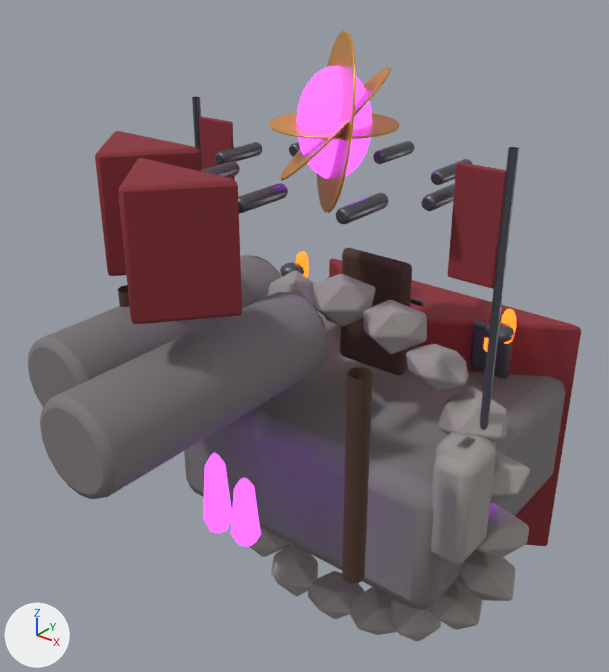
What one commit did to the glTF model models/buildings/town_hall.glb.
Camera for both pictures: a 50 mm lens placed at (5.64, -7.57, 6.51), pointed at (-0.38, -0.06, 1.85). Every picture has the same lights, and +X, +Y and +Z are marked at lower left. The picture after the commit comes second. Where no turn or scale is listed for an object, it has been applied to the vertices.
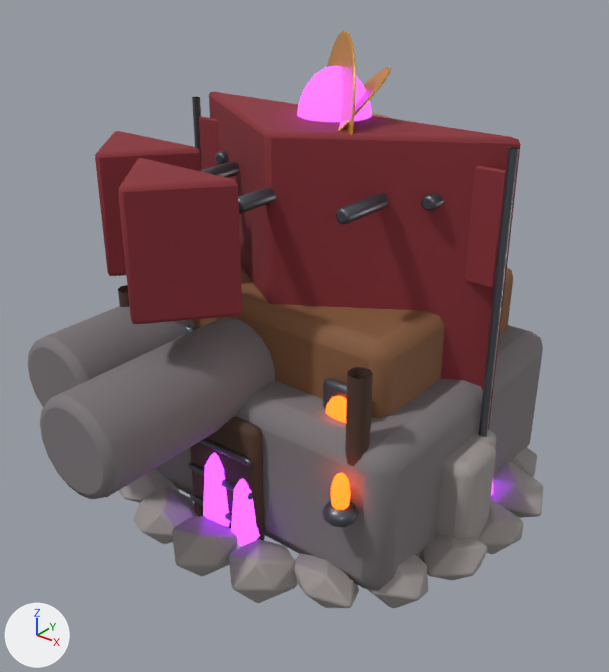
Boxes (x1, y1, x2, y2) around the edits, measured in the pictures (609 x 672 px):
```json
{"object": "GreatHallRoof", "change": "moved", "before": [329, 259, 581, 546], "after": [209, 92, 521, 430]}
{"object": "KeepLower", "change": "moved", "before": [184, 314, 565, 610], "after": [155, 325, 543, 590]}
{"object": "KeepUpper", "change": "moved", "after": [192, 268, 513, 418], "on screen": "not visible before"}
{"object": "GrandDoor", "change": "moved", "before": [340, 248, 412, 375], "after": [190, 417, 265, 540]}
{"object": "FoundationStone_4", "change": "moved", "before": [363, 300, 427, 354], "after": [229, 539, 297, 603]}
{"object": "FoundationStone_5", "change": "moved", "before": [313, 274, 375, 326], "after": [172, 516, 238, 576]}
{"object": "FoundationStone_3", "change": "moved", "before": [406, 344, 469, 391], "after": [294, 554, 359, 608]}
{"object": "FoundationStone_19", "change": "moved", "before": [457, 548, 516, 601], "after": [491, 461, 543, 518]}
{"object": "FoundationStone_2", "change": "moved", "before": [438, 386, 507, 442], "after": [367, 555, 428, 608]}
{"object": "FoundationStone_1", "change": "moved", "before": [491, 450, 530, 501], "after": [419, 534, 488, 580]}
{"object": "FoundationStone_6", "change": "moved", "before": [267, 271, 318, 312], "after": [134, 487, 198, 544]}
{"object": "FoundationStone_18", "change": "moved", "before": [427, 579, 483, 630], "after": [512, 447, 537, 477]}
{"object": "FoundationStone_0", "change": "moved", "before": [477, 503, 529, 559], "after": [478, 499, 524, 554]}
{"object": "FoundationStone_14", "change": "moved", "before": [271, 544, 318, 596], "on screen": "not visible afterwards"}
{"object": "FoundationStone_15", "change": "moved", "before": [308, 571, 364, 619], "on screen": "not visible afterwards"}
{"object": "FoundationStone_16", "change": "moved", "before": [350, 587, 396, 635], "on screen": "not visible afterwards"}
{"object": "FoundationStone_17", "change": "moved", "before": [389, 598, 441, 641], "on screen": "not visible afterwards"}
{"object": "FoundationStone_7", "change": "moved", "after": [118, 469, 180, 503], "on screen": "not visible before"}
{"object": "TorchBowl.001", "change": "moved", "before": [485, 322, 514, 343], "after": [322, 501, 358, 527]}
{"object": "TorchFlame.001", "change": "moved", "before": [501, 309, 516, 344], "after": [330, 473, 351, 510]}
{"object": "FoundationStone_13", "change": "moved", "before": [249, 527, 291, 557], "on screen": "not visible afterwards"}
{"object": "DoorBand.001", "change": "moved", "after": [188, 463, 253, 500], "on screen": "not visible before"}
{"object": "DoorBand", "change": "moved", "before": [358, 318, 364, 322], "after": [190, 494, 232, 522], "on screen": "mostly hidden before"}
{"object": "WindowFrame", "change": "moved", "before": [325, 278, 334, 323], "after": [186, 325, 196, 334]}
```

Edits to the scene script, one JSON object a line:
```json
{"op": "set", "path": "ob_foundationstone_0.location", "old": "(2.37, 0.2, 0.0)", "new": "(2.37, 0.0, 0.2)"}
{"op": "set", "path": "ob_foundationstone_1.location", "old": "(2.25, 0.2, 0.73)", "new": "(2.25, -0.73, 0.2)"}
{"op": "set", "path": "ob_foundationstone_2.location", "old": "(1.91, 0.2, 1.39)", "new": "(1.91, -1.39, 0.2)"}
{"op": "set", "path": "ob_foundationstone_3.location", "old": "(1.39, 0.2, 1.91)", "new": "(1.39, -1.91, 0.2)"}
{"op": "set", "path": "ob_foundationstone_4.location", "old": "(0.73, 0.2, 2.25)", "new": "(0.73, -2.25, 0.2)"}
{"op": "set", "path": "ob_foundationstone_5.location", "old": "(0.0, 0.2, 2.37)", "new": "(0.0, -2.37, 0.2)"}
{"op": "set", "path": "ob_foundationstone_6.location", "old": "(-0.73, 0.2, 2.25)", "new": "(-0.73, -2.25, 0.2)"}
{"op": "set", "path": "ob_foundationstone_7.location", "old": "(-1.39, 0.2, 1.91)", "new": "(-1.39, -1.91, 0.2)"}
{"op": "set", "path": "ob_foundationstone_13.location", "old": "(-1.39, 0.2, -1.91)", "new": "(-1.39, 1.91, 0.2)"}
{"op": "set", "path": "ob_foundationstone_14.location", "old": "(-0.73, 0.2, -2.25)", "new": "(-0.73, 2.25, 0.2)"}
{"op": "set", "path": "ob_foundationstone_15.location", "old": "(0.0, 0.2, -2.37)", "new": "(0.0, 2.37, 0.2)"}
{"op": "set", "path": "ob_foundationstone_16.location", "old": "(0.73, 0.2, -2.25)", "new": "(0.73, 2.25, 0.2)"}
{"op": "set", "path": "ob_foundationstone_17.location", "old": "(1.39, 0.2, -1.91)", "new": "(1.39, 1.91, 0.2)"}
{"op": "set", "path": "ob_foundationstone_18.location", "old": "(1.91, 0.2, -1.39)", "new": "(1.91, 1.39, 0.2)"}
{"op": "set", "path": "ob_foundationstone_19.location", "old": "(2.25, 0.2, -0.73)", "new": "(2.25, 0.73, 0.2)"}
{"op": "set", "path": "ob_keeplower.location", "old": "(0.0, 1.05, 0.0)", "new": "(0.0, 0.0, 1.05)"}
{"op": "set", "path": "ob_keepupper.location", "old": "(0.0, 2.15, -0.2)", "new": "(0.0, 0.2, 2.15)"}
{"op": "set", "path": "ob_greathallroof.location", "old": "(0.0, 2.78, -0.2)", "new": "(0.0, 0.2, 2.78)"}
{"op": "set", "path": "ob_granddoor.location", "old": "(0.0, 0.95, 1.94)", "new": "(0.0, -1.94, 0.95)"}
{"op": "set", "path": "ob_doorband.location", "old": "(0.0, 0.48, 2.05)", "new": "(0.0, -2.05, 0.48)"}
{"op": "set", "path": "ob_doorband_001.location", "old": "(0.0, 0.92, 2.05)", "new": "(0.0, -2.05, 0.92)"}
{"op": "set", "path": "ob_torchbowl_001.location", "old": "(1.65, 1.25, 2.02)", "new": "(1.65, -2.02, 1.25)"}
{"op": "set", "path": "ob_torchflame_001.location", "old": "(1.65, 1.48, 2.02)", "new": "(1.65, -2.02, 1.48)"}
{"op": "set", "path": "ob_windowframe.location", "old": "(-1.25, 1.93, 1.39)", "new": "(-1.25, -1.39, 1.93)"}
```
